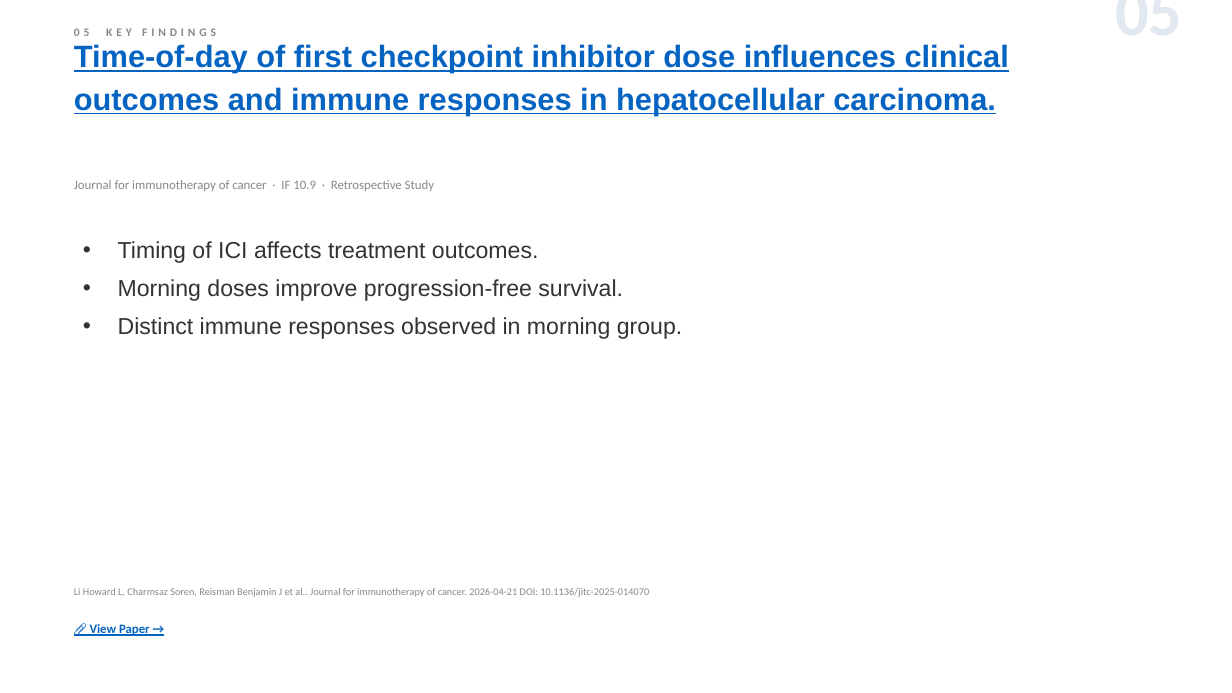
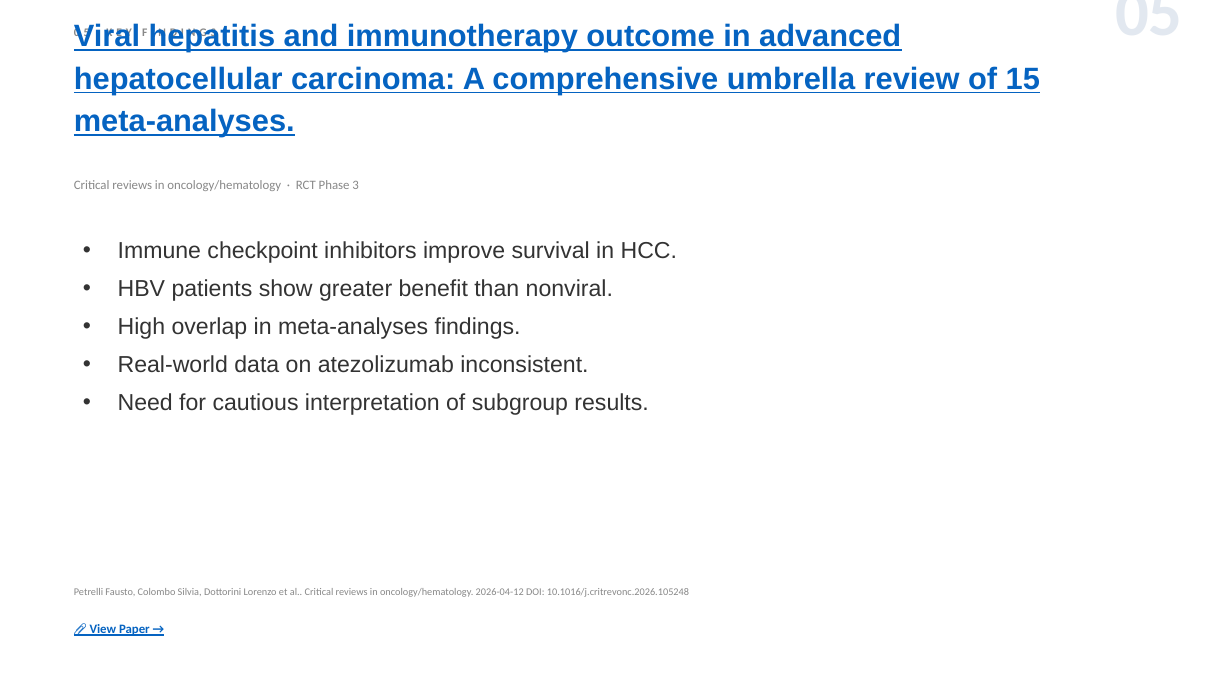
Before and after one commit to jejenhu-maker/hcc-weekly-digest, a slide deck: slide 7 of docs/digest-en.pptx. Drawn at 1232x693 pixels with LibreOffice and Linux fonts; fonts in the diff are those of the drawing. Boxes give left, top, right and bottom in pixels: in the first picture for what was removed or moved away, otherwise in the second. Text is boxed around its words. In the diff, an @@ line names an element or a change of style, - is before the commit and + after.

```diff
--- a/docs/digest-en.pptx
+++ b/docs/digest-en.pptx
@@ text at (74,23,1040,137): text changed @@
-Time-of-day of first checkpoint inhibitor dose influences clinical outcomes and immune responses in hepatocellular carcinoma.
+Viral hepatitis and immunotherapy outcome in advanced hepatocellular carcinoma: A comprehensive umbrella review of 15 meta-analyses.
@@ text at (74,180,358,191): text changed @@
-Journal for immunotherapy of cancer · IF 10.9 · Retrospective Study
+Critical reviews in oncology/hematology · RCT Phase 3
@@ text at (118,241,677,415): text changed @@
-• Timing of ICI affects treatment outcomes.
-• Morning doses improve progression-free survival.
-• Distinct immune responses observed in morning group.
+• Immune checkpoint inhibitors improve survival in HCC.
+• HBV patients show greater benefit than nonviral.
+• High overlap in meta-analyses findings.
+• Real-world data on atezolizumab inconsistent.
+• Need for cautious interpretation of subgroup results.
@@ text at (74,588,689,597): text changed @@
-Li Howard L, Charmsaz Soren, Reisman Benjamin J et al.. Journal for immunotherapy of cancer. 2026-04-21 DOI: 10.1136/jitc-2025-014070
+Petrelli Fausto, Colombo Silvia, Dottorini Lorenzo et al.. Critical reviews in oncology/hematology. 2026-04-12 DOI: 10.1016/j.critrevonc.2026.105248
```
Also in this commit, not shown: 13 other slides changed, 2 other files.
